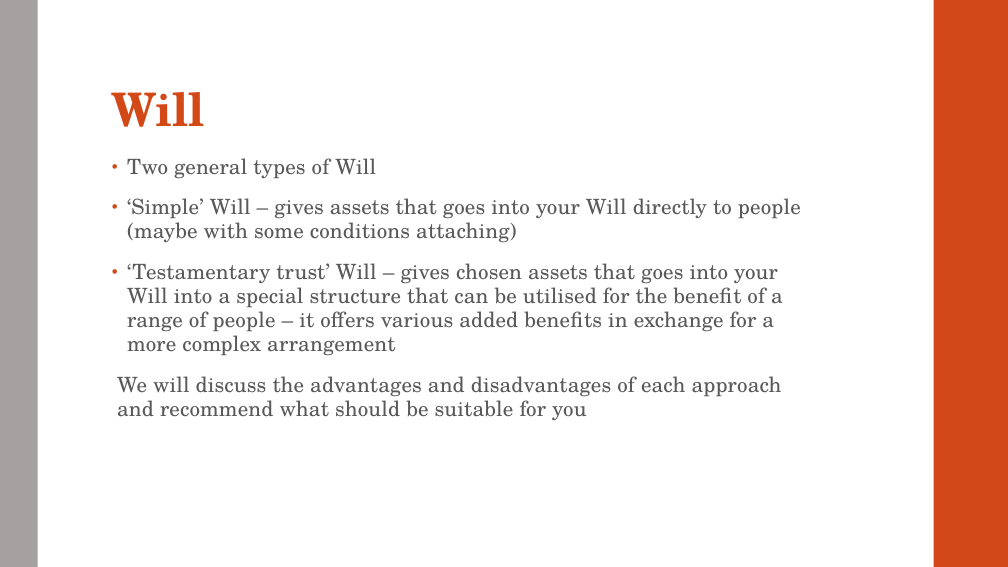
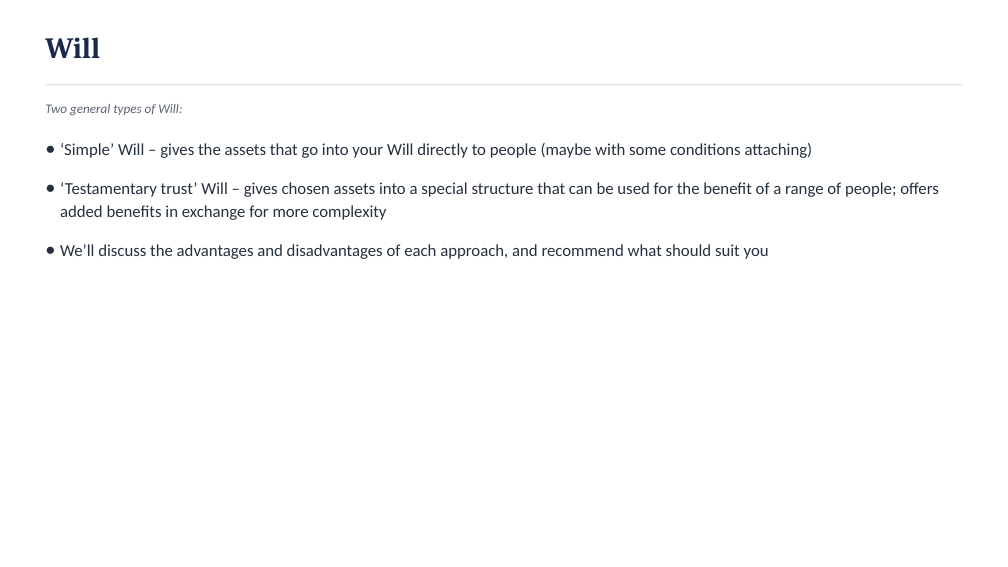
Before and after one commit to dariuschats/dariuschats.github.io, a slide deck: slide 18 of downloadables/other/Estate planning/Estate Planning Meeting Slides.pptx (slide 32 before the commit). Drawn at 1008x567 pixels with LibreOffice and Linux fonts; fonts in the diff are those of the drawing. Boxes give left, top, right and bottom in pixels: in the first picture for what was removed or moved away, otherwise in the second. Text is boxed around its words. In the diff, an @@ line names an element or a change of style, - is before the commit and + after.

```diff
--- a/downloadables/other/Estate planning/Estate Planning Meeting Slides.pptx
+++ b/downloadables/other/Estate planning/Estate Planning Meeting Slides.pptx
@@ rectangle removed at <box>0,0,38,567</box> @@
@@ text "Will": place and size @@
-text "Will" at <box>112,92,205,127</box>
+text "Will" at <box>45,37,100,58</box>
@@ text "Will" at <box>45,37,100,58</box>: size 44 to 28 pt, font TeX Gyre Schola to Cambria, text colour #D34817 to #1B2A4A, letter spacing -0.5 to 0 pt; line spacing 0.9 to 1; vertical alignment bottom to top @@
@@ rectangle removed at <box>934,0,1008,567</box> @@
@@ line added from (45, 85) to (963, 85), #D7DEEA 1 pt @@
@@ text added at <box>45,104,182,115</box>, 12.5 pt, text #5B6472, italic @@
+Two general types of Will:
@@ text at <box>60,143,939,259</box>: text changed; size 20 to 16 pt; font TeX Gyre Schola to Calibri; text colour #595959 to #26313F @@
-• Two general types of Will
-• ‘Simple’ Will – gives assets that goes into your Will directly to people (maybe with some conditions attaching)
-• ‘Testamentary trust’ Will – gives chosen assets that goes into your Will into a special structure that can be utilised for the benefit of a range of people – it offers various added benefits in exchange for a more complex arrangement
-We will discuss the advantages and disadvantages of each approach and recommend what should be suitable for you
+● ‘Simple’ Will – gives the assets that go into your Will directly to people (maybe with some conditions attaching)
+● ‘Testamentary trust’ Will – gives chosen assets into a special structure that can be used for the benefit of a range of people; offers added benefits in exchange for more complexity
+● We’ll discuss the advantages and disadvantages of each approach, and recommend what should suit you
```
Also in this commit, not shown: 29 other slides changed, 5 slides added, 27 slides removed, 1 other file.
